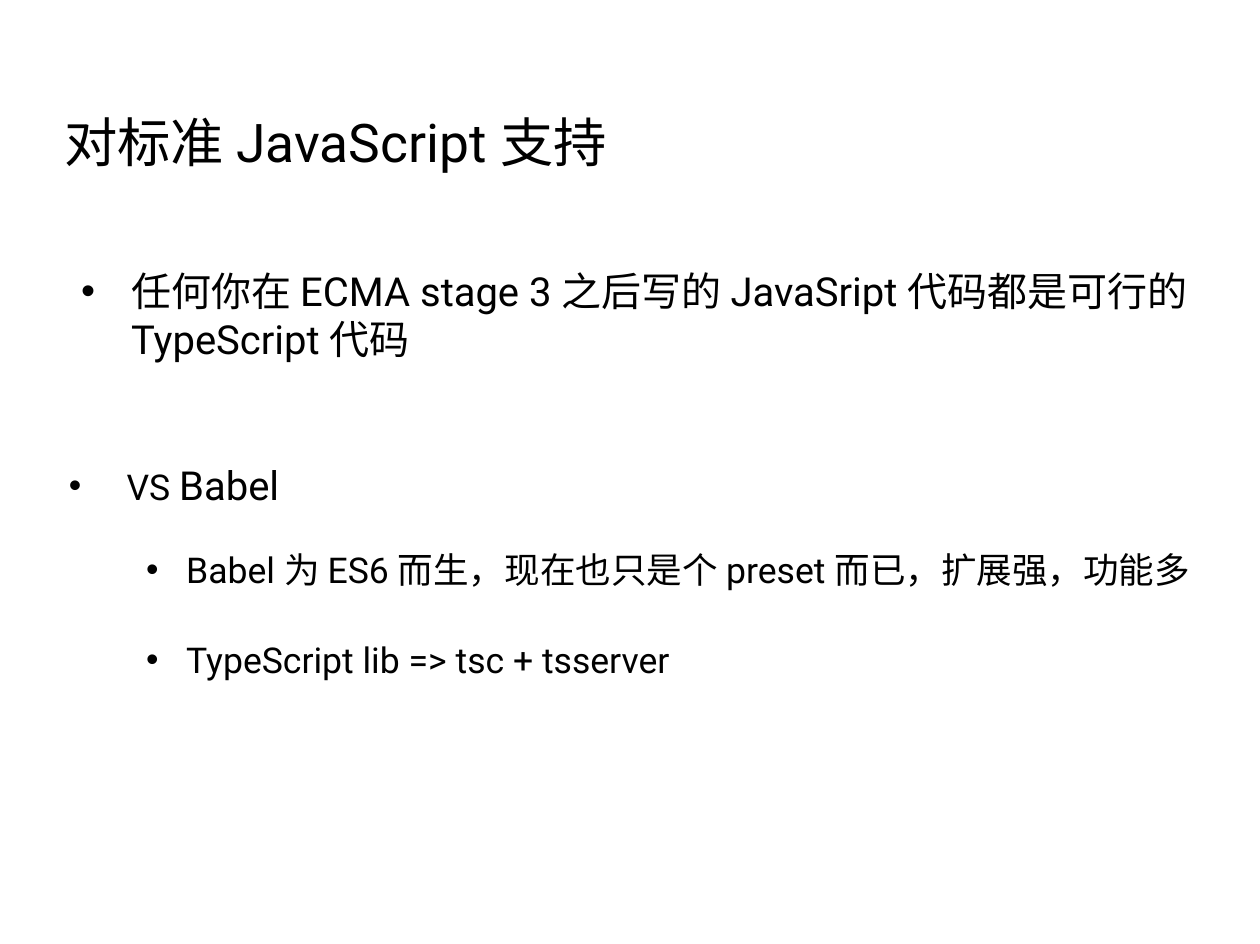
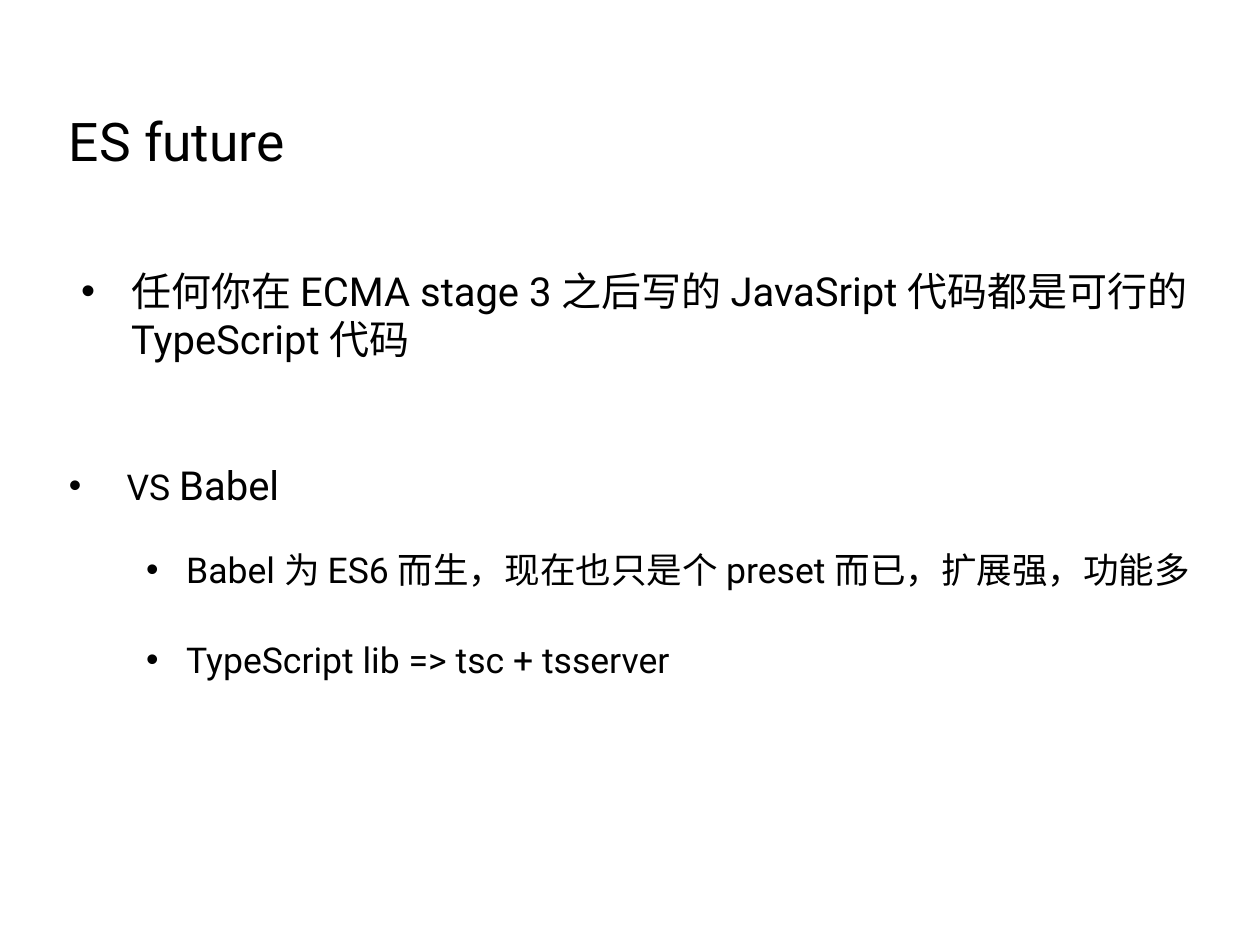
Before and after one commit to life0727/blog, a slide deck: slide 7 of ppt/typescript1.pptx. Drawn at 1260x944 pixels with LibreOffice and Linux fonts; fonts in the diff are those of the drawing; background and template pictures are left out. Boxes give left, top, right and bottom in pixels: in the first picture for what was removed or moved away, otherwise in the second. Text is boxed around its words. In the diff, an @@ line names an element or a change of style, - is before the commit and + after.

```diff
--- a/ppt/typescript1.pptx
+++ b/ppt/typescript1.pptx
@@ text at bbox=[69, 120, 285, 162]: text changed @@
-对标准 JavaScript 支持
+ES future
```
Also in this commit, not shown: 2 other slides changed, 7 slides removed, 2 other files.
